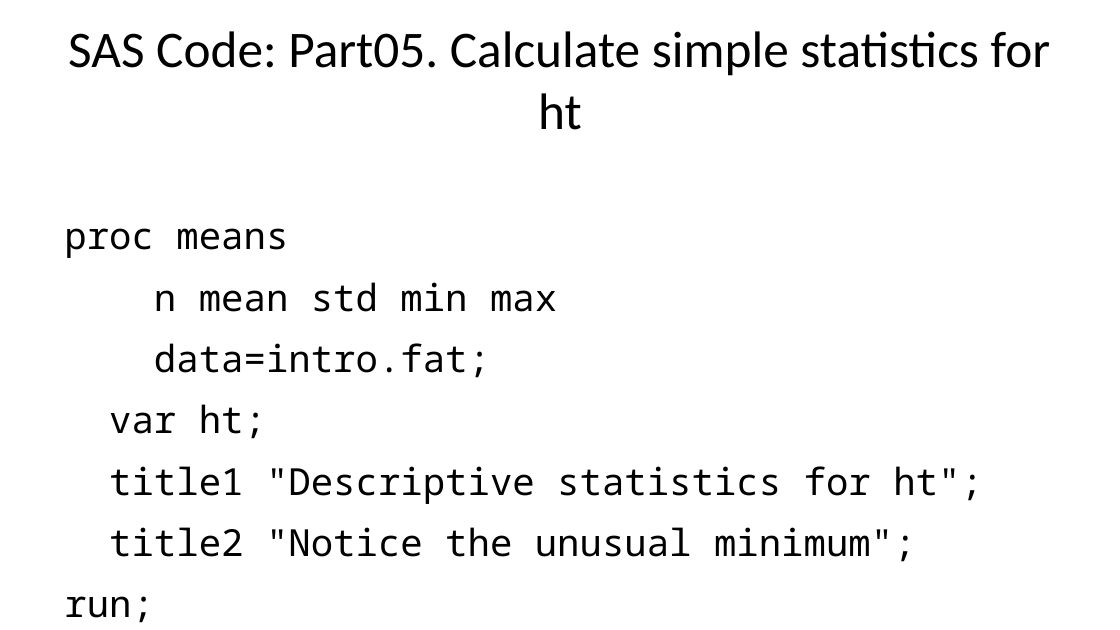
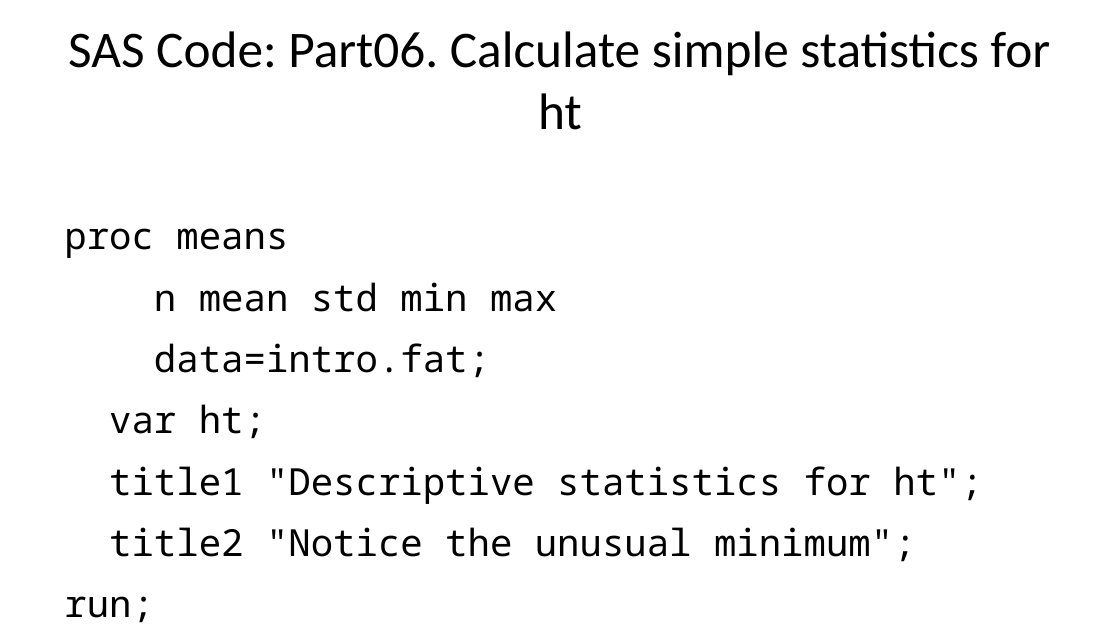
Before and after one commit to pmean/introduction-to-SAS, a slide deck: slide 20 of results/test-code.pptx. Drawn at 1120x630 pixels with LibreOffice and Linux fonts; fonts in the diff are those of the drawing. Boxes give left, top, right and bottom in pixels: in the first picture for what was removed or moved away, otherwise in the second. Text is boxed around its words. In the diff, an @@ line names an element or a change of style, - is before the commit and + after.

```diff
--- a/results/test-code.pptx
+++ b/results/test-code.pptx
@@ title at box(68, 31, 1051, 130): text changed @@
-SAS Code: Part05. Calculate simple statistics for ht
+SAS Code: Part06. Calculate simple statistics for ht
```
Also in this commit, not shown: 13 other slides changed, 50 slides added, 2 other files.
